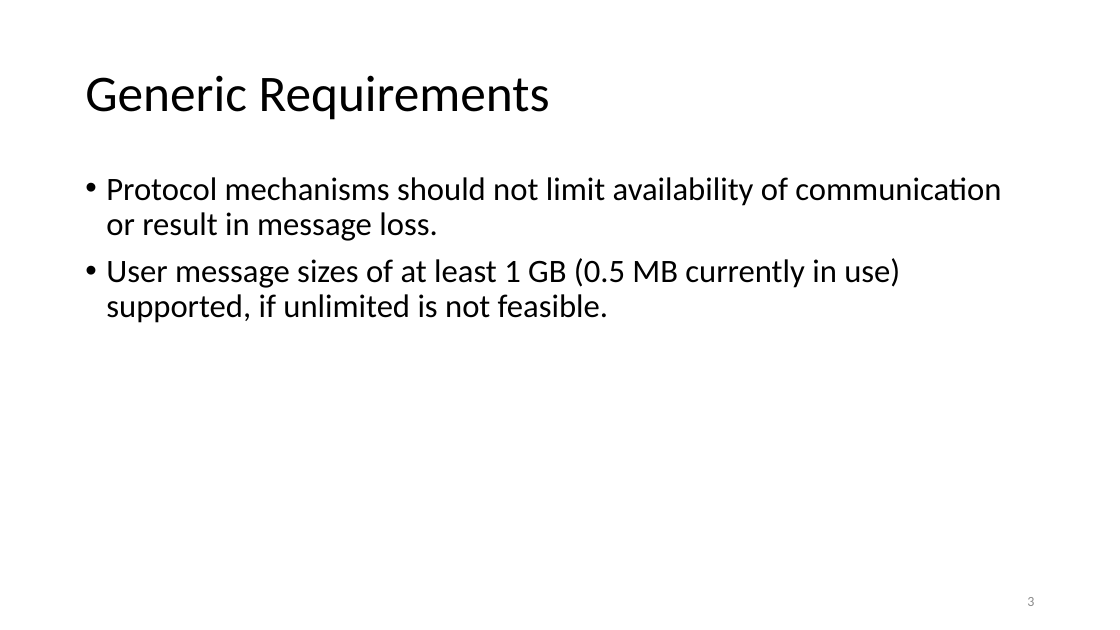
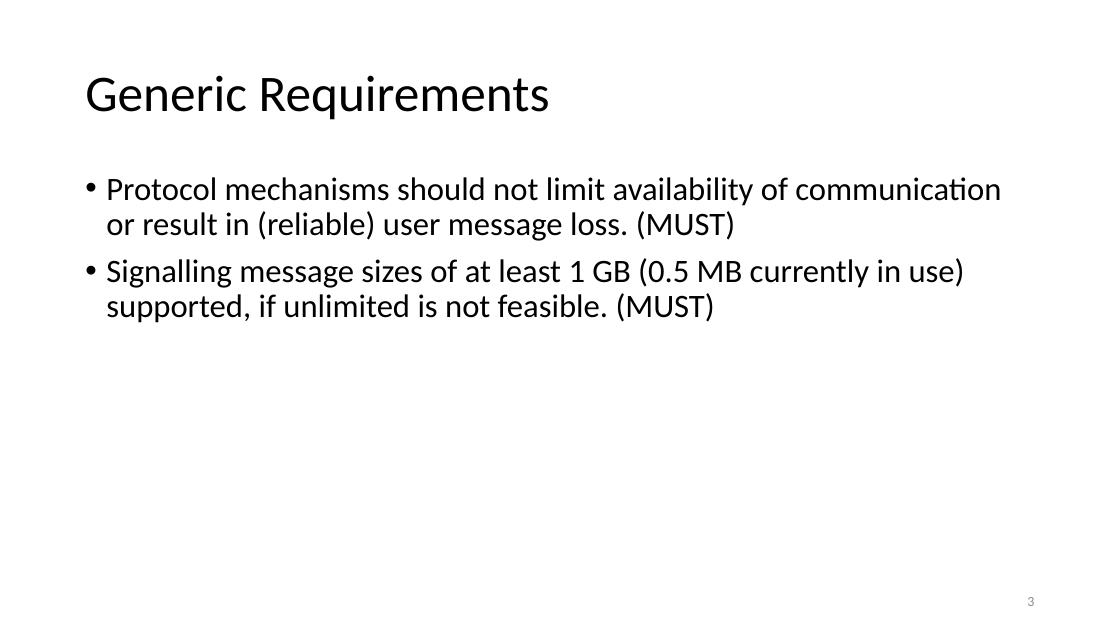
Before and after one commit to sctplab/sctp-dtls-requirements, a slide deck: slide 4 of SCTP_DTLS_REQ.pptx. Drawn at 1120x630 pixels with LibreOffice and Linux fonts; fonts in the diff are those of the drawing. Boxes give left, top, right and bottom in pixels: in the first picture for what was removed or moved away, otherwise in the second. Text is boxed around its words. In the diff, an @@ line names an element or a change of style, - is before the commit and + after.

```diff
--- a/SCTP_DTLS_REQ.pptx
+++ b/SCTP_DTLS_REQ.pptx
@@ text at (x1=106, y1=177, x2=1001, y2=323): text changed @@
-• Protocol mechanisms should not limit availability of communication or result in message loss.
-• User message sizes of at least 1 GB (0.5 MB currently in use) supported, if unlimited is not feasible.
+• Protocol mechanisms should not limit availability of communication or result in (reliable) user message loss. (MUST)
+• Signalling message sizes of at least 1 GB (0.5 MB currently in use) supported, if unlimited is not feasible. (MUST)
```
Also in this commit, not shown: 4 other slides changed.
